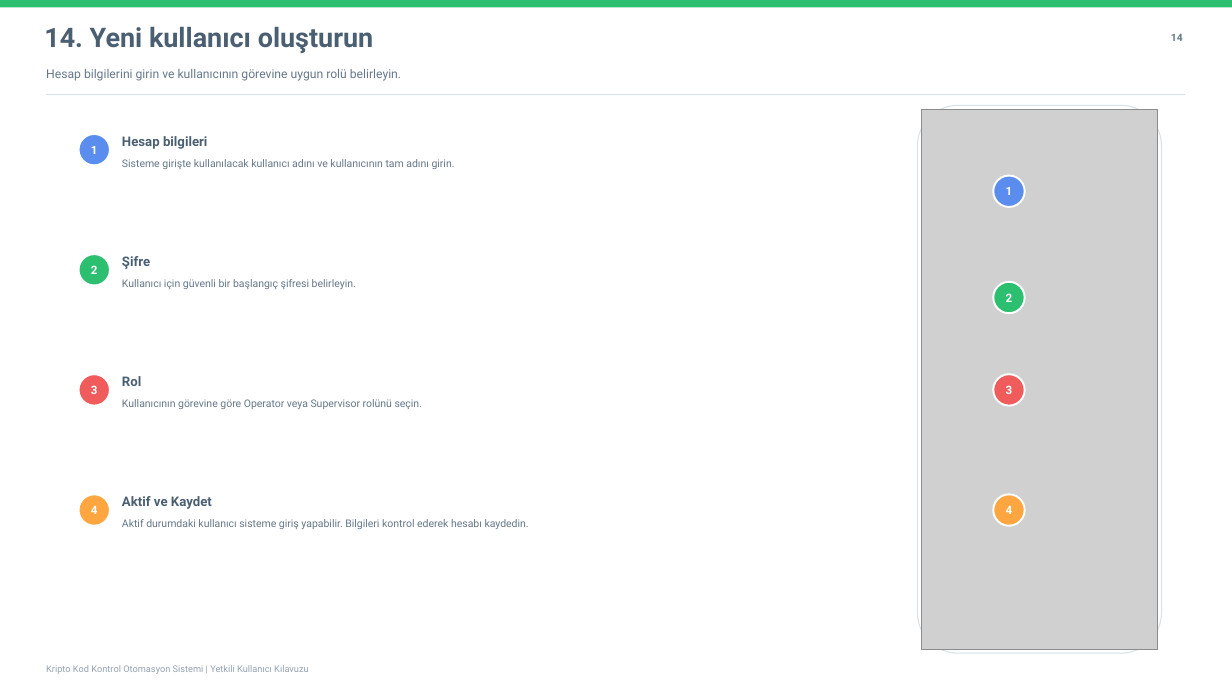
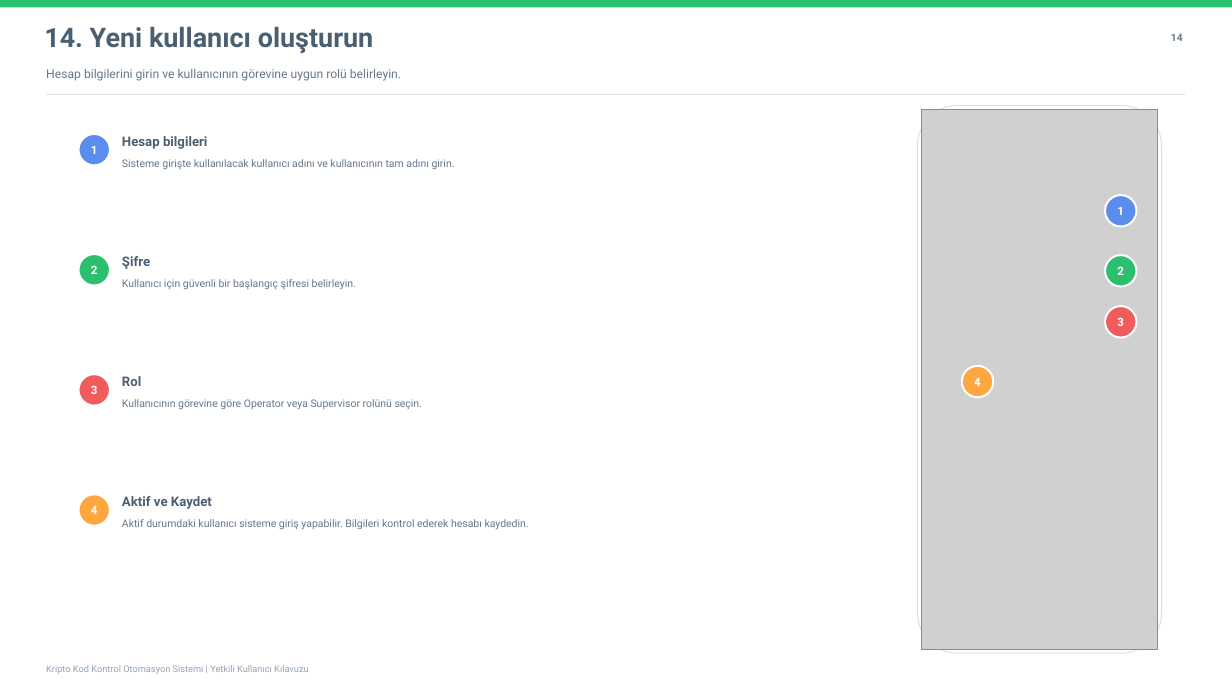
Before and after one commit to MesutKizilay/Public.CryptoCodeControlAutomation, a slide deck: slide 15 of docs/output/Kripto_Kod_Kontrol_Otomasyon_Sistemi_Yetkili_Kullanici_Kilavuzu.pptx. Drawn at 1232x693 pixels with LibreOffice and Linux fonts; fonts in the diff are those of the drawing; grey boxes stand for pictures. Boxes give left, top, right and bottom in pixels: in the first picture for what was removed or moved away, otherwise in the second. Text is boxed around its words. In the diff, an @@ line names an element or a change of style, - is before the commit and + after.

```diff
--- a/docs/output/Kripto_Kod_Kontrol_Otomasyon_Sistemi_Yetkili_Kullanici_Kilavuzu.pptx
+++ b/docs/output/Kripto_Kod_Kontrol_Otomasyon_Sistemi_Yetkili_Kullanici_Kilavuzu.pptx
@@ ellipse "1": place and size @@
-ellipse "1" at [994, 176, 1025, 207]
+ellipse "1" at [1105, 195, 1137, 226]
@@ ellipse "2": place and size @@
-ellipse "2" at [994, 282, 1025, 313]
+ellipse "2" at [1105, 255, 1137, 287]
@@ ellipse "3": place and size @@
-ellipse "3" at [994, 374, 1025, 406]
+ellipse "3" at [1105, 306, 1137, 337]
@@ ellipse "4": place and size @@
-ellipse "4" at [994, 494, 1025, 526]
+ellipse "4" at [962, 366, 994, 397]
```
Also in this commit, not shown: 13 other slides changed, 7 other files.
